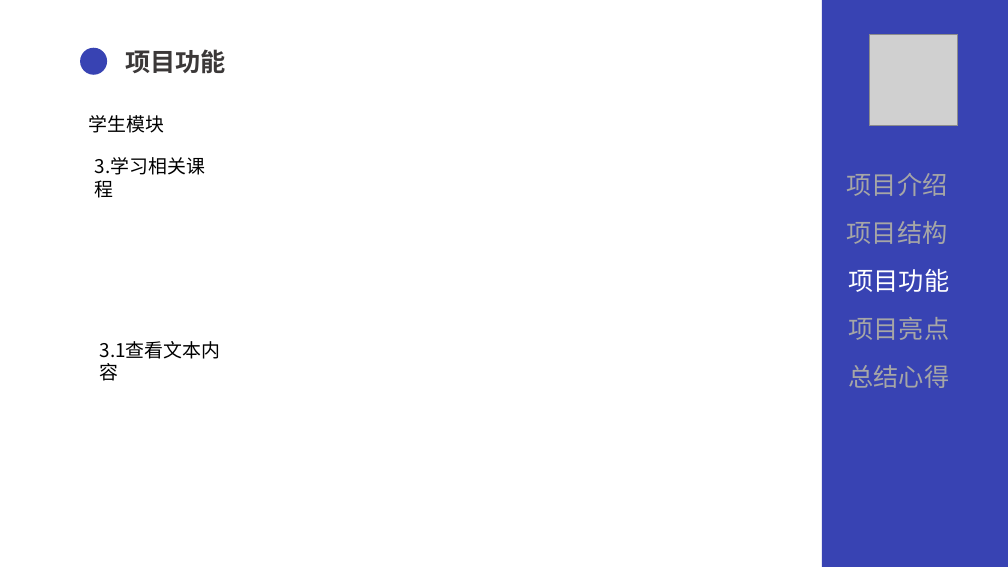
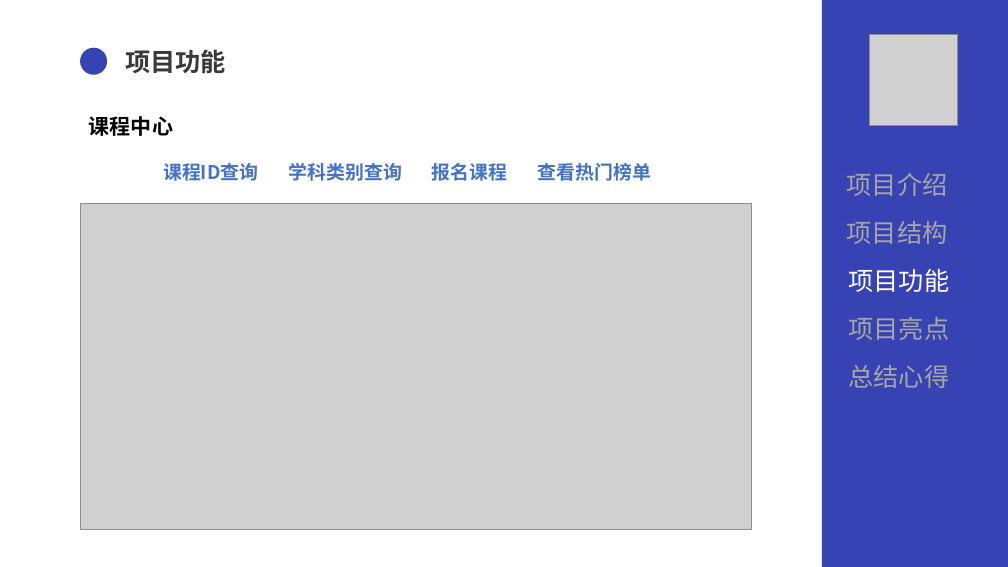
Before and after one commit to SUYYYUS/QGfinal, a slide deck: slide 14 of 文档/QG汇报陈术裕.pptx (slide 16 before the commit). Drawn at 1008x567 pixels with LibreOffice and Linux fonts; fonts in the diff are those of the drawing; grey boxes stand for pictures. Boxes give left, top, right and bottom in pixels: in the first picture for what was removed or moved away, otherwise in the second. Text is boxed around its words. In the diff, an @@ line names an element or a change of style, - is before the commit and + after.

```diff
--- a/文档/QG汇报陈术裕.pptx
+++ b/文档/QG汇报陈术裕.pptx
@@ text at [89,116,173,136]: text changed; size 18 to 20 pt; bold on @@
-学生模块
+课程中心
@@ text removed at [95,157,205,198] @@
-3.学习相关课程
@@ text added at [163,163,651,181], 18 pt, text #4472C4, bold @@
+课程ID查询 学科类别查询 报名课程 查看热门榜单
@@ picture added at [80,203,752,529] @@
@@ text removed at [100,341,221,359] @@
-3.1查看文本内容
```
Also in this commit, not shown: 23 other slides changed, 1 slide added, 2 slides removed, 1 other file.
